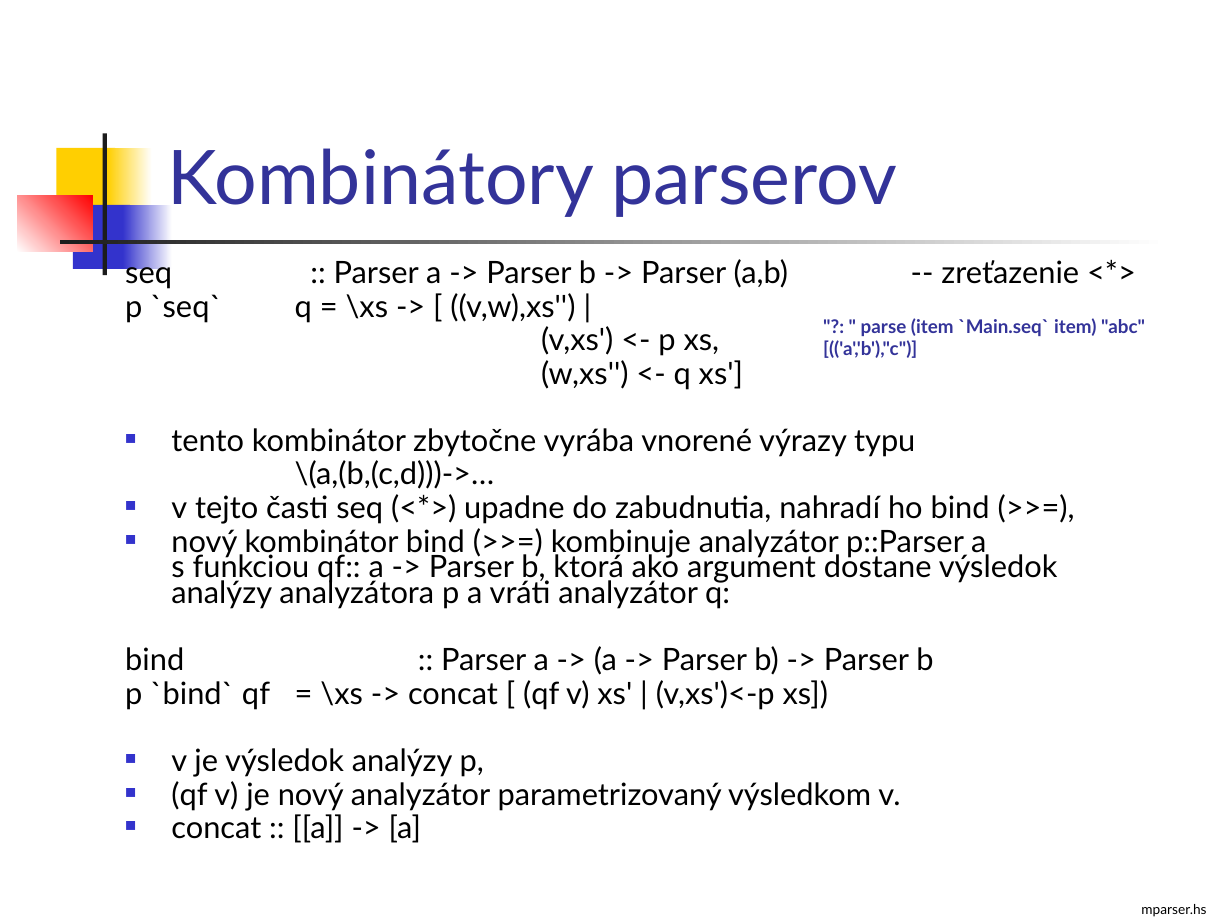
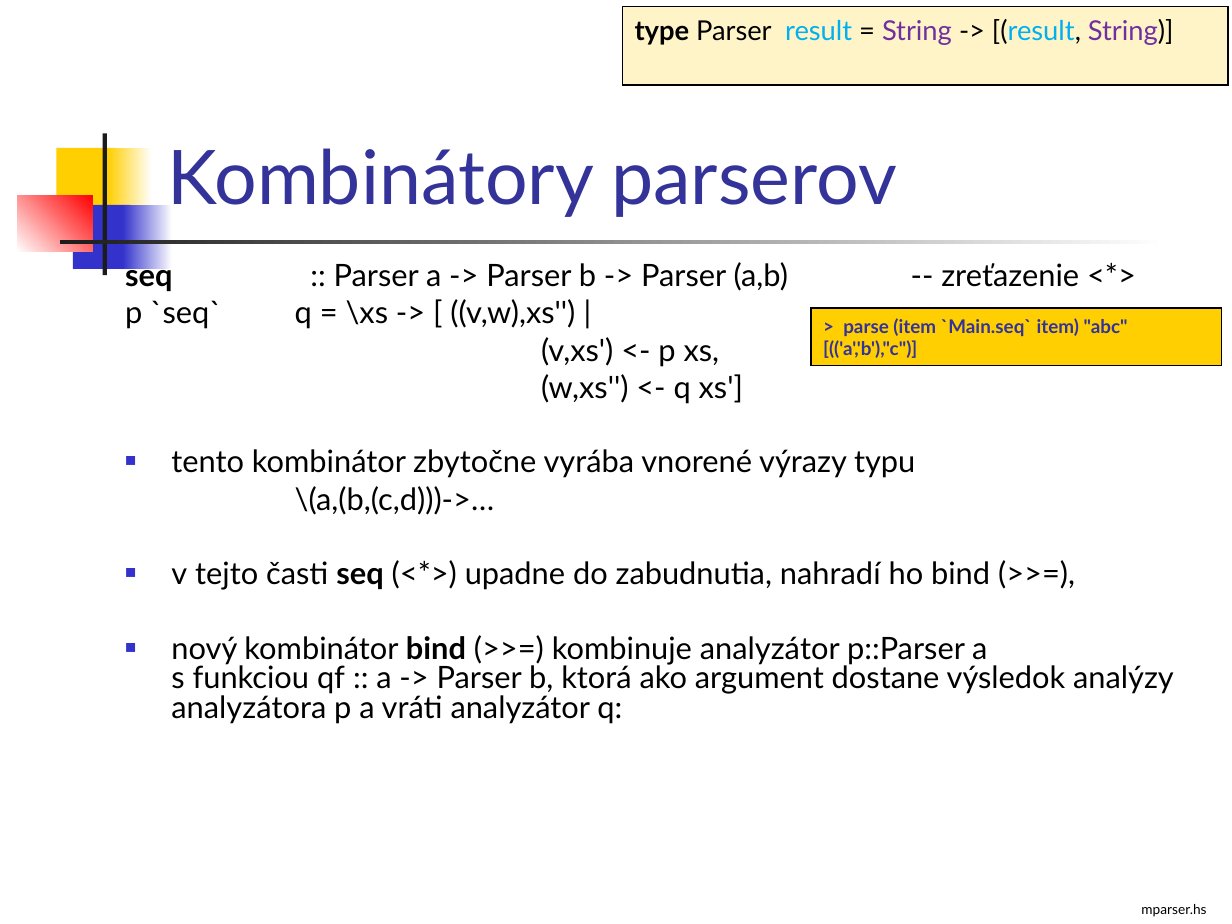
Before and after one commit to Funkcionalne/Prednasky, a slide deck: slide 4 of 10/10_fpro.ppt. Drawn at 1232x924 pixels with LibreOffice and Linux fonts; fonts in the diff are those of the drawing. Boxes give left, top, right and bottom in pixels: in the first picture for what was removed or moved away, otherwise in the second. Text is boxed around its words. In the diff, an @@ line names an element or a change of style, - is before the commit and + after.

```diff
--- a/10/10_fpro.ppt
+++ b/10/10_fpro.ppt
@@ rectangle added at box(622, 7, 1228, 86), fill #FFF4C8, outline #000000 0.74 pt, 16 pt, text #000000 @@
+type Parser result = String -> [(result, String)]
@@ text at box(150, 262, 990, 590): bold on in "seq", "seq"; line spacing 0.7 to 0.8 @@
@@ rectangle "> parse (item `Main.seq` item) ...": place and size @@
-rectangle "> parse (item `Main.seq` item) ..." at box(823, 318, 1145, 358)
+rectangle "> parse (item `Main.seq` item) ..." at box(811, 308, 1221, 366)
@@ rectangle "> parse (item `Main.seq` item) ..." at box(811, 308, 1221, 366): fill none to #FFCF01; outline none to #000000 0.74 pt @@
@@ text in rectangle at box(843, 318, 1128, 336): text changed @@
-"?: " parse (item `Main.seq` item) "abc"
+> parse (item `Main.seq` item) "abc"
@@ text at box(171, 636, 1174, 724): text changed @@
-■ nový kombinátor bind (>>=) kombinuje analyzátor p::Parser a
-  s funkciou qf:: a -> Parser b, ktorá ako argument dostane výsledok analýzy analyzátora p a vráti analyzátor q:
-bind :: Parser a -> (a -> Parser b) -> Parser b
-p `bind` qf = \xs -> concat [ (qf v) xs' | (v,xs')<-p xs])
-■ v je výsledok analýzy p,
-■ (qf v) je nový analyzátor parametrizovaný výsledkom v.
-■ concat :: [[a]] -> [a]
+■ nový kombinátor bind (>>=) kombinuje analyzátor p::Parser a
+  s funkciou qf :: a -> Parser b, ktorá ako argument dostane výsledok analýzy analyzátora p a vráti analyzátor q:
```
Also in this commit, not shown: 22 other slides changed, 2 slides added, 2 other files.
